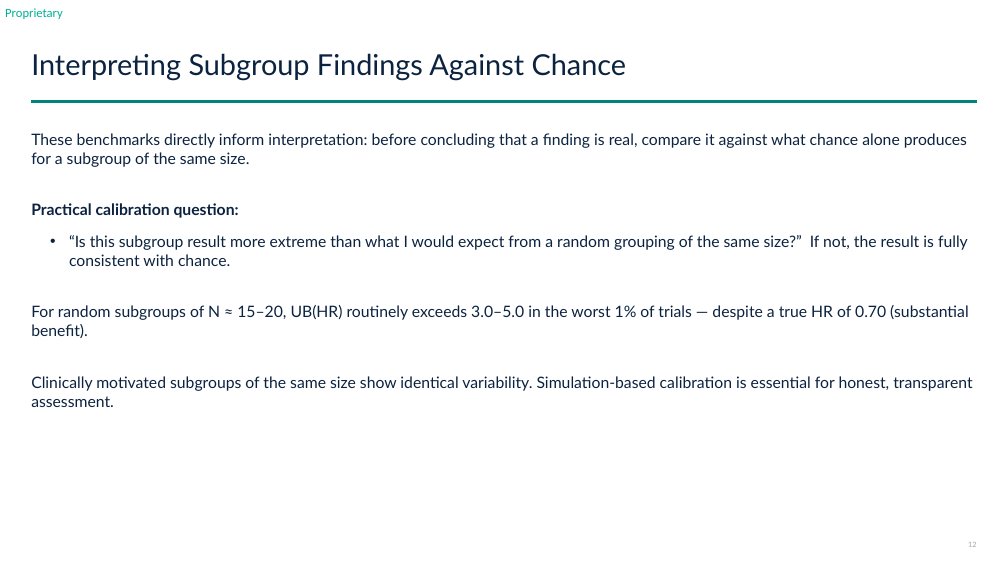
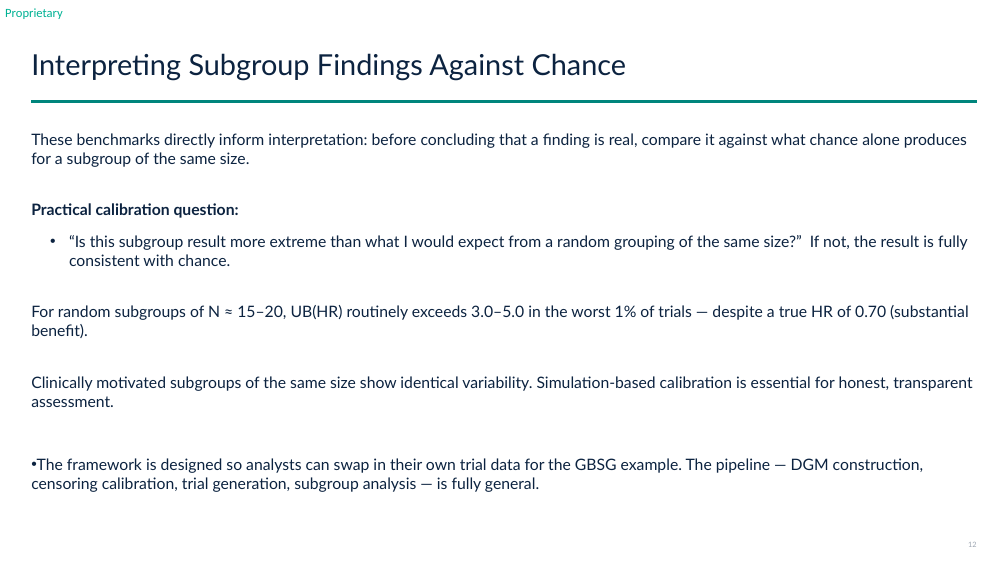
Before and after one commit to larry-leon/forestsearch, a slide deck: slide 12 of dev/temp_share/small picos psi LFL.pptx. Drawn at 1008x567 pixels with LibreOffice and Linux fonts; fonts in the diff are those of the drawing; background and template pictures are left out. Boxes give left, top, right and bottom in pixels: in the first picture for what was removed or moved away, otherwise in the second. Text is boxed around its words. In the diff, an @@ line names an element or a change of style, - is before the commit and + after.

```diff
--- a/dev/temp_share/small picos psi LFL.pptx
+++ b/dev/temp_share/small picos psi LFL.pptx
@@ text at box(31, 458, 924, 492): paragraph added @@
+• The framework is designed so analysts can swap in their own trial data for the GBSG example. The pipeline — DGM construction, censoring calibration, trial generation, subgroup analysis — is fully general.
```
Also in this commit, not shown: 3 other slides changed.
